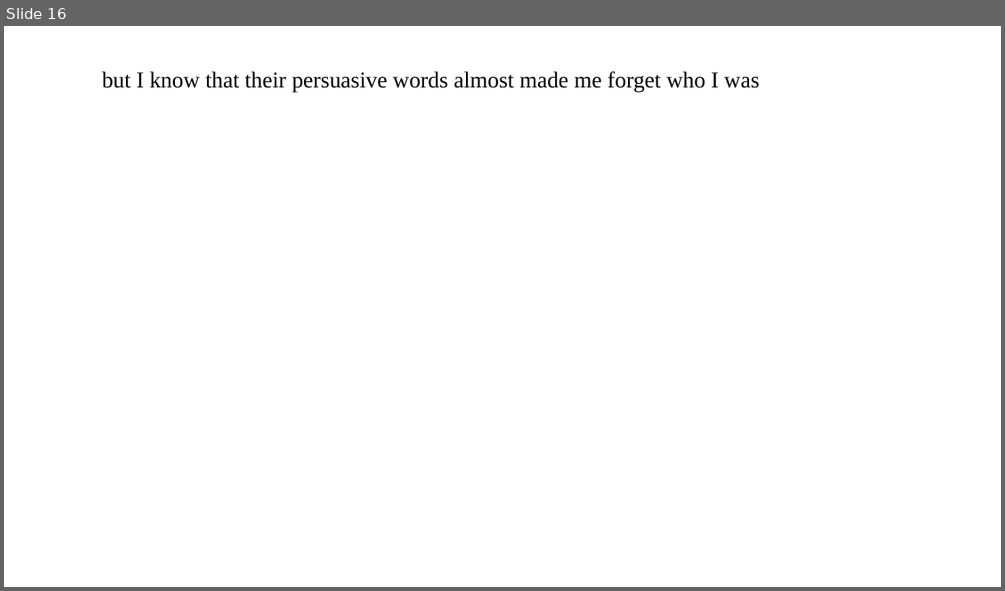
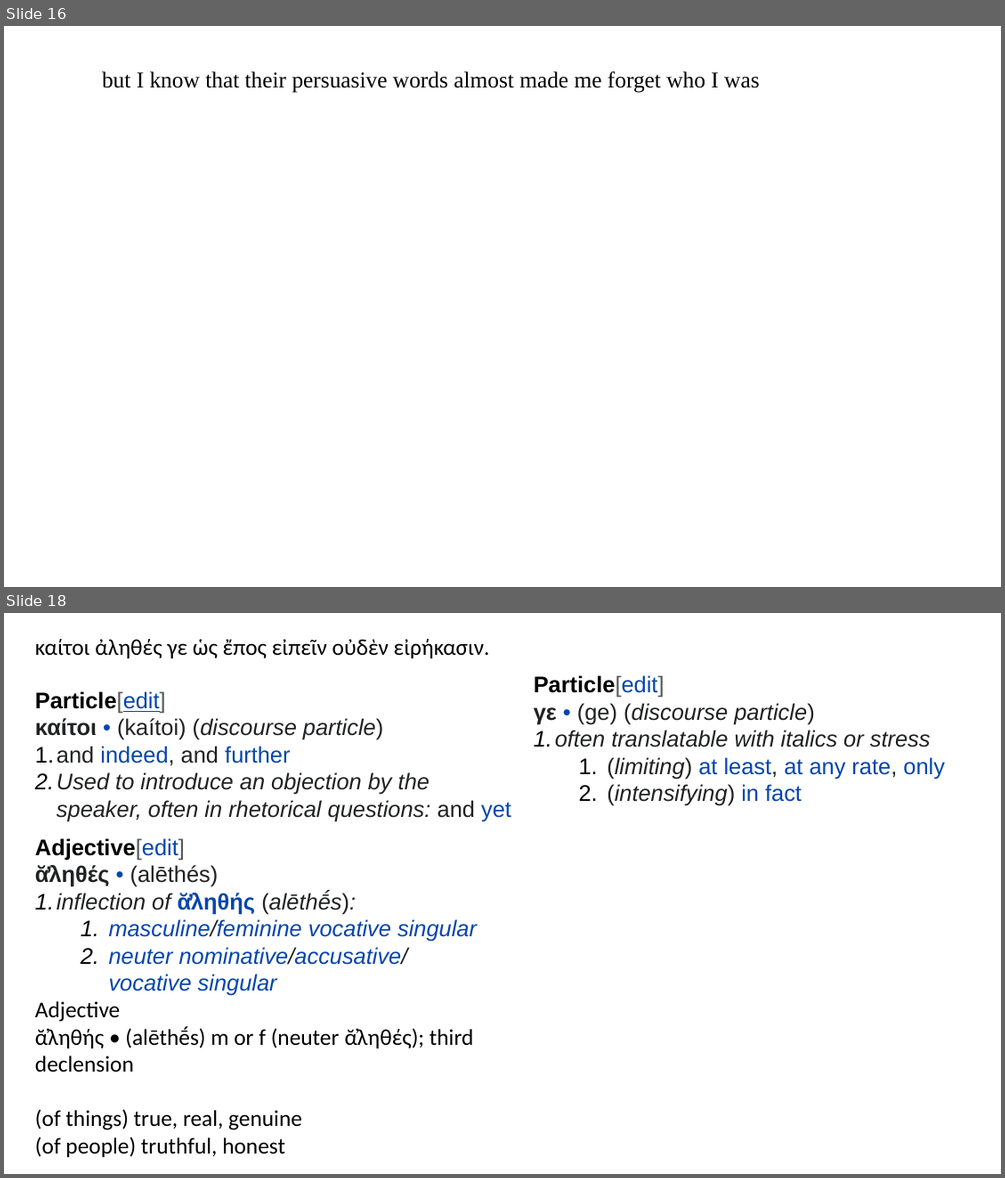
Before and after one commit to kommunikativenHandelns/Hellenike, a slide deck: plato_apology.odp. Shown one above the other, each under a label of ours: slide 16 before the commit, slides 16 and 18 after it; the slides between them are not shown. The pictures are 1005x591 and 1005x1178 pixels, drawn with LibreOffice and Linux fonts; fonts in the diff are those of the drawing. Boxes give left, top, right and bottom in pixels: in the first picture for what was removed or moved away, otherwise in the second. Text is boxed around its words. In the diff, an @@ line names an element or a change of style, - is before the commit and + after.

```diff
--- a/plato_apology.odp
+++ b/plato_apology.odp
@@ slide 18 added at (4, 613, 1001, 1174), background #FFFFFF @@
@@ free added at (26, 627, 525, 664), 18 pt, text #000000 @@
+καίτοι ἀληθές γε ὡς ἔπος εἰπεῖν οὐδὲν εἰρήκασιν.
@@ free added at (26, 682, 525, 827), 18 pt, text #202122, italic @@
+Particle[edit]
+καίτοι • (kaítoi) (discourse particle)
+1. and indeed, and further
+2. Used to introduce an objection by the speaker, often in rhetorical questions: and yet
@@ free added at (525, 666, 1001, 811), 18 pt, text #202122, italic @@
+Particle[edit]
+γε • (ge) (discourse particle)
+1. often translatable with italics or stress
+  1. (limiting) at least, at any rate, only
+  2. (intensifying) in fact
@@ free added at (26, 828, 525, 1027), 18 pt, text #0645AD, italic @@
+Adjective[edit]
+ᾰ̓ληθές • (alēthés)
+1. inflection of ᾰ̓ληθής (alēthḗs):
+  1. masculine/feminine vocative singular
+  2. neuter nominative/accusative/vocative singular
@@ free added at (26, 991, 525, 1163), 18 pt, text #000000 @@
+Adjective
+ᾰ̓ληθής • (alēthḗs) m or f (neuter ᾰ̓ληθές); third declension
+(of things) true, real, genuine
+(of people) truthful, honest
```
Also in this commit, not shown: 5 other slides added, 1 other file.
